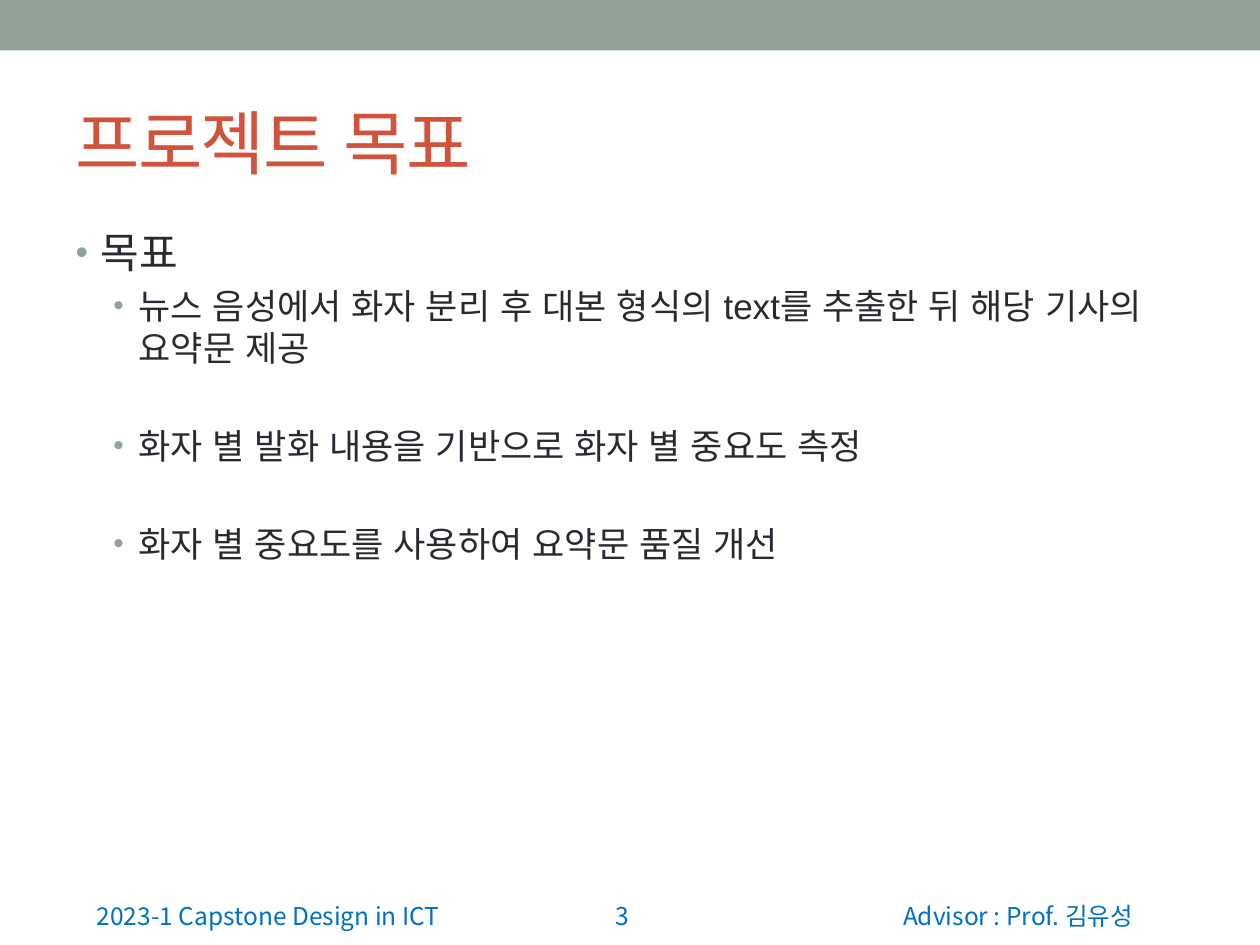
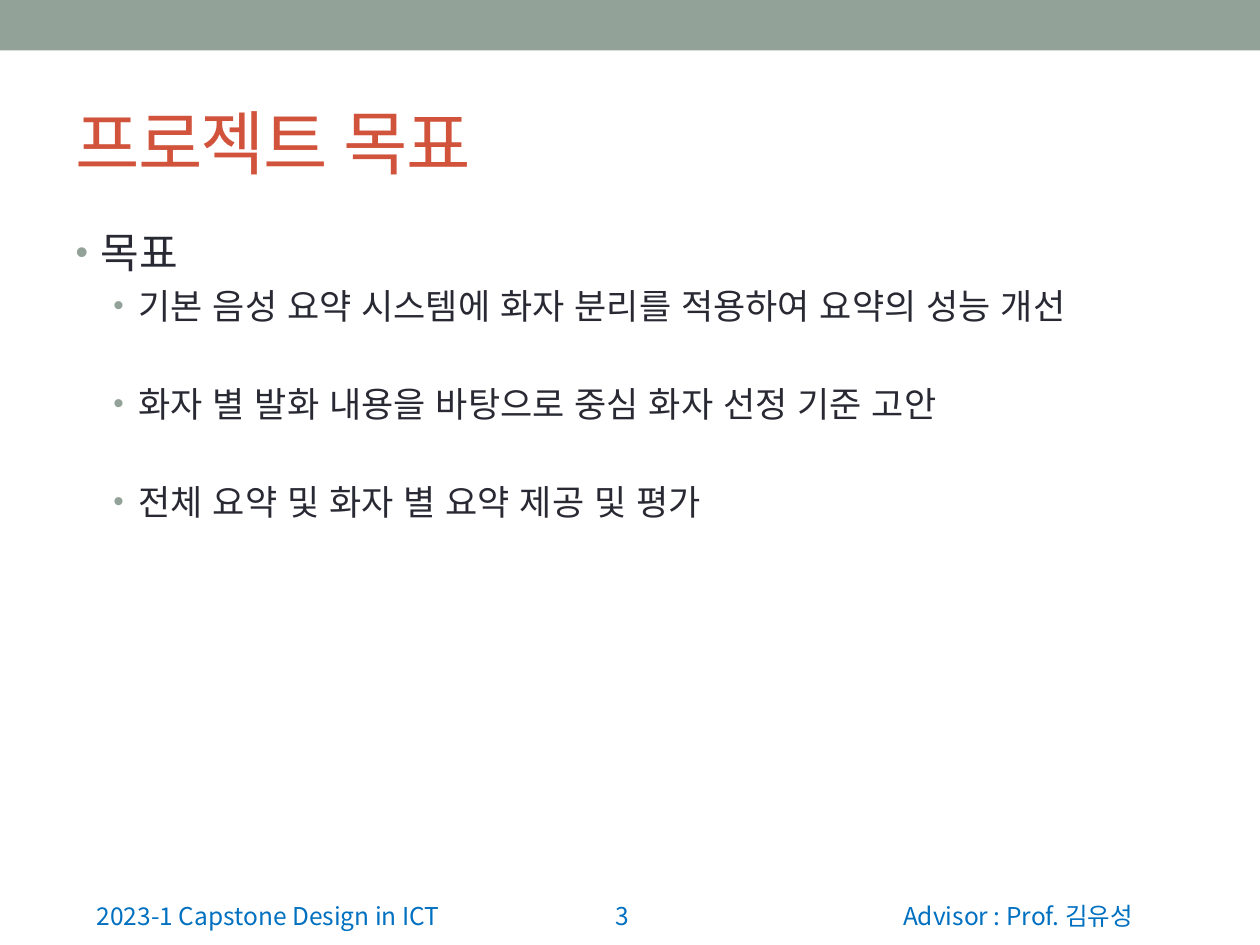
Before and after one commit to wonchul98/audio-to-summary, a slide deck: slide 3 of ppt/정보통신종합설계 중간발표 앞부분.pptx. Drawn at 1260x945 pixels with LibreOffice and Linux fonts; fonts in the diff are those of the drawing. Boxes give left, top, right and bottom in pixels: in the first picture for what was removed or moved away, otherwise in the second. Text is boxed around its words. In the diff, an @@ line names an element or a change of style, - is before the commit and + after.

```diff
--- a/ppt/정보통신종합설계 중간발표 앞부분.pptx
+++ b/ppt/정보통신종합설계 중간발표 앞부분.pptx
@@ text at [139, 290, 1065, 518]: text changed @@
-  • 뉴스 음성에서 화자 분리 후 대본 형식의 text를 추출한 뒤 해당 기사의 요약문 제공
-  • 화자 별 발화 내용을 기반으로 화자 별 중요도 측정
-  • 화자 별 중요도를 사용하여 요약문 품질 개선
+  • 기본 음성 요약 시스템에 화자 분리를 적용하여 요약의 성능 개선
+  • 화자 별 발화 내용을 바탕으로 중심 화자 선정 기준 고안
+  • 전체 요약 및 화자 별 요약 제공 및 평가
```
Also in this commit, not shown: 3 other slides changed, 7 slides added, 2 other files.
